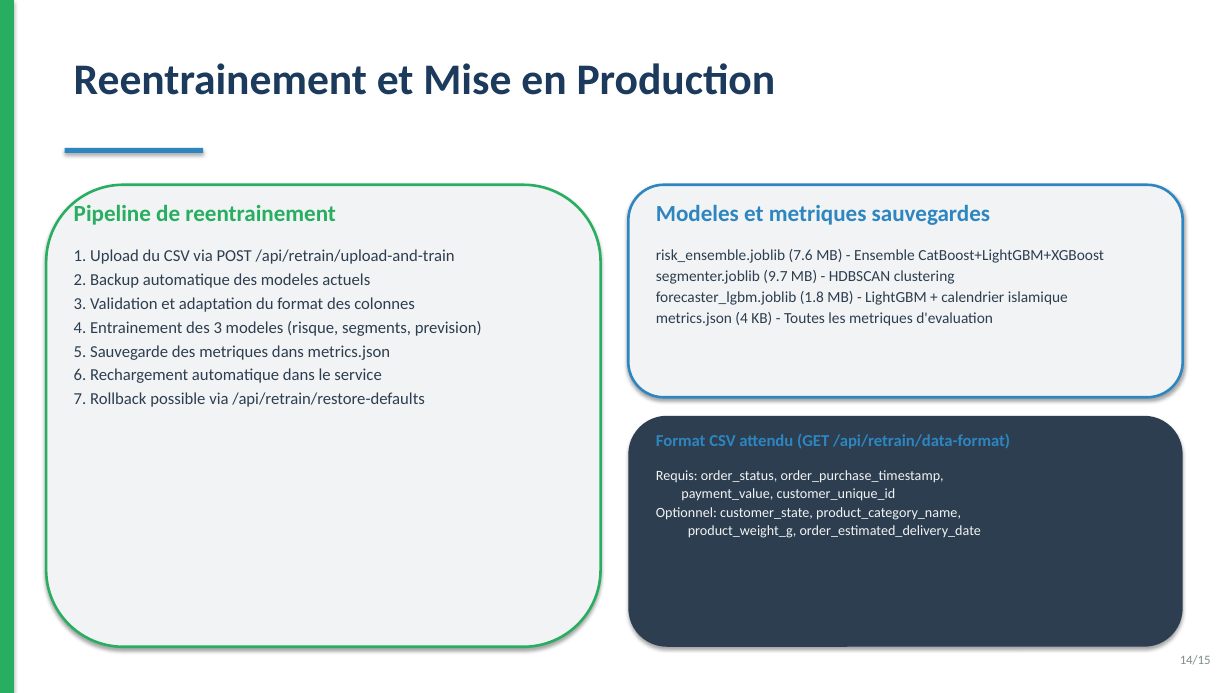
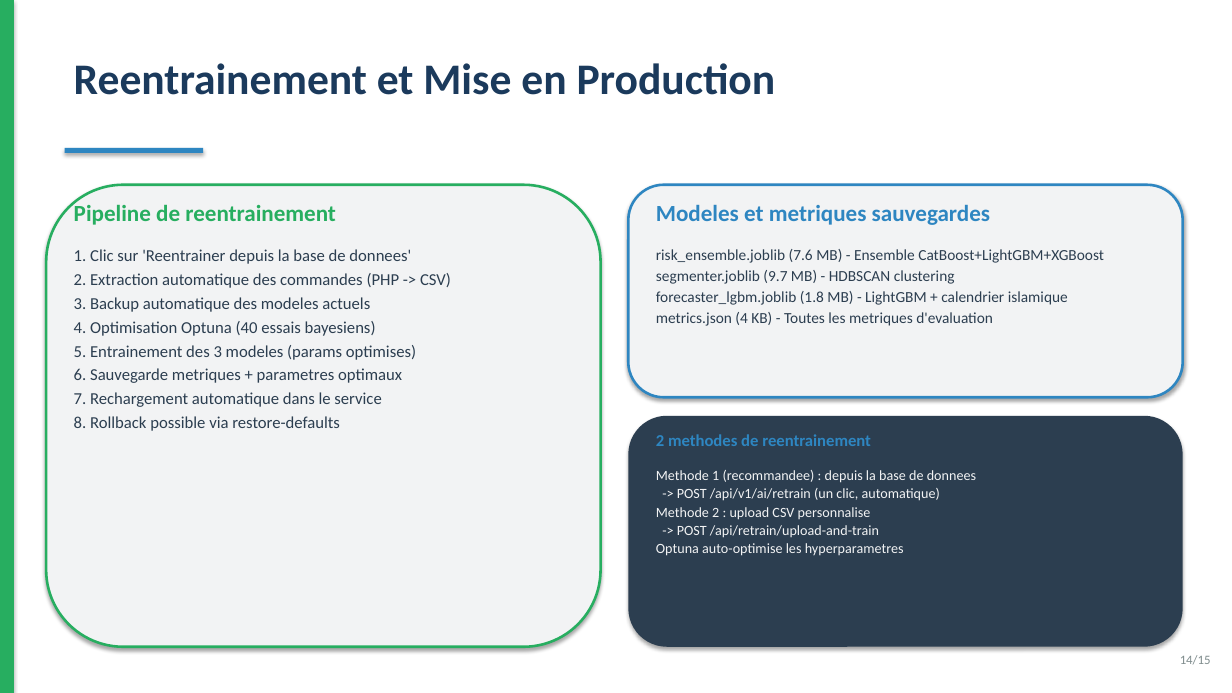
Before and after one commit to amine-dubs/COD-CRM, a slide deck: slide 14 of docs/presentation.pptx. Drawn at 1232x693 pixels with LibreOffice and Linux fonts; fonts in the diff are those of the drawing. Boxes give left, top, right and bottom in pixels: in the first picture for what was removed or moved away, otherwise in the second. Text is boxed around its words. In the diff, an @@ line names an element or a change of style, - is before the commit and + after.

```diff
--- a/docs/presentation.pptx
+++ b/docs/presentation.pptx
@@ text at (74,249,451,431): text changed @@
-1. Upload du CSV via POST /api/retrain/upload-and-train
-2. Backup automatique des modeles actuels
-3. Validation et adaptation du format des colonnes
-4. Entrainement des 3 modeles (risque, segments, prevision)
-5. Sauvegarde des metriques dans metrics.json
-6. Rechargement automatique dans le service
-7. Rollback possible via /api/retrain/restore-defaults
+1. Clic sur 'Reentrainer depuis la base de donnees'
+2. Extraction automatique des commandes (PHP -> CSV)
+3. Backup automatique des modeles actuels
+4. Optimisation Optuna (40 essais bayesiens)
+5. Entrainement des 3 modeles (params optimises)
+6. Sauvegarde metriques + parametres optimaux
+7. Rechargement automatique dans le service
+8. Rollback possible via restore-defaults
@@ text at (656,434,871,446): text changed @@
-Format CSV attendu (GET /api/retrain/data-format)
+2 methodes de reentrainement
@@ text at (656,470,976,556): text changed @@
-Requis: order_status, order_purchase_timestamp,
-payment_value, customer_unique_id
-Optionnel: customer_state, product_category_name,
-product_weight_g, order_estimated_delivery_date
+Methode 1 (recommandee) : depuis la base de donnees
+-> POST /api/v1/ai/retrain (un clic, automatique)
+Methode 2 : upload CSV personnalise
+-> POST /api/retrain/upload-and-train
+Optuna auto-optimise les hyperparametres
```
Also in this commit, not shown: 2 other slides changed, 9 other files.
